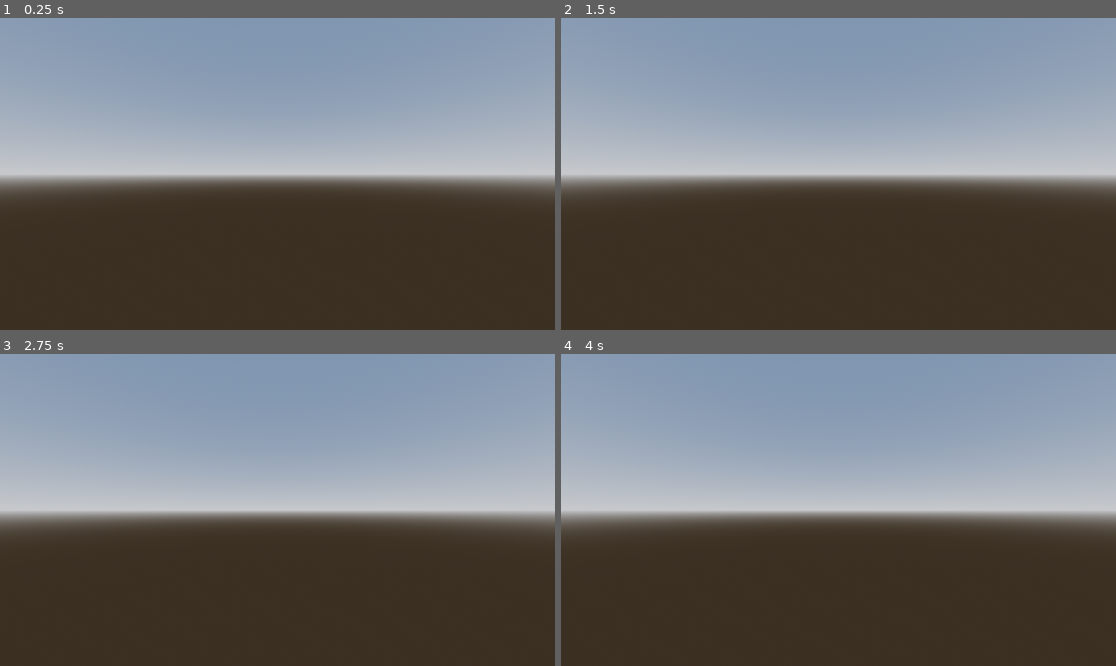
Above: before the commit, frames 1-4 (two rows, left to right).
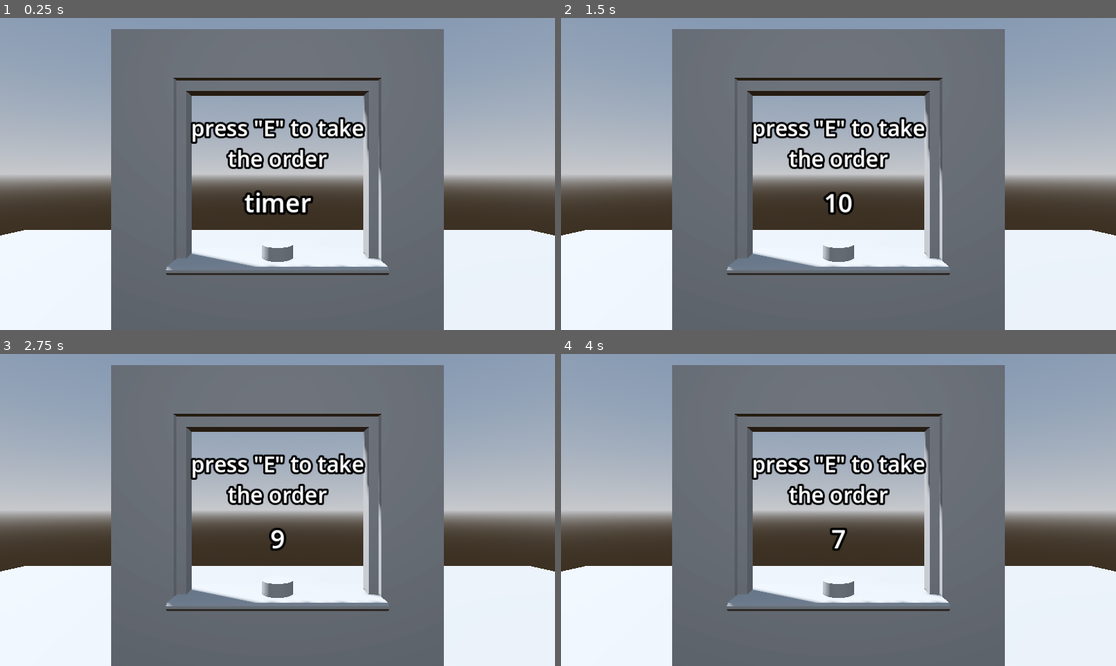
Above: after the commit, the same moments.

Repository: yenaing-oo/Cooked-CSSA-GameJam-2024
Game: Godot game, scene res://Order-Window.tscn
Same seed, same stepped clock (60 frames per second), same inputs: the game is played once before the commit and once after it. Before the commit the project starts from res://main.tscn.
Inputs:
- Up to frame 1 (0.25 s): no input
- Up to frame 2 (1.5 s): tap Enter at 0.5 s; tap Space at 1.25 s
- Up to frame 3 (2.75 s): no input
- Up to frame 4 (4 s): tap Enter at 2.75 s; tap Space at 3.5 s

The runs differ from the first frame. In frame 1, 60% of the frame differs, in the area x 0-100%, y 3-100%; in frame 2, 59%; in frame 3, 59%; in frame 4, 59%.

Commit message:
Remove main scene
removed it coz is was throwing errors for pizzaCafee assets

Diff:
--- a/main.tscn
+++ /dev/null
@@ -1,35 +0,0 @@
-[gd_scene load_steps=5 format=3 uid="uid://b8ffi6hqm5t35"]
-
-[ext_resource type="PackedScene" uid="uid://blt4etfwamx5b" path="res://assest/PizzaCafe/PizzaCafe.fbx" id="1_3b146"]
-
-[sub_resource type="ProceduralSkyMaterial" id="ProceduralSkyMaterial_loxf3"]
-sky_horizon_color = Color(0.64625, 0.65575, 0.67075, 1)
-ground_horizon_color = Color(0.64625, 0.65575, 0.67075, 1)
-
-[sub_resource type="Sky" id="Sky_lftme"]
-sky_material = SubResource("ProceduralSkyMaterial_loxf3")
-
-[sub_resource type="Environment" id="Environment_0u4sc"]
-background_mode = 2
-sky = SubResource("Sky_lftme")
-tonemap_mode = 2
-glow_enabled = true
-
-[node name="Node3D" type="Node3D"]
-
-[node name="WorldEnvironment" type="WorldEnvironment" parent="."]
-environment = SubResource("Environment_0u4sc")
-
-[node name="DirectionalLight3D" type="DirectionalLight3D" parent="."]
-transform = Transform3D(-0.866025, -0.433013, 0.25, 0, 0.5, 0.866025, -0.5, 0.75, -0.433013, 0, 0, 0)
-visible = false
-shadow_enabled = true
-
-[node name="Camera3D" type="Camera3D" parent="."]
-visible = false
-
-[node name="Window" type="MeshInstance3D" parent="."]
-transform = Transform3D(0.998483, 0, 0, 0, 0.998483, 0, 0, 0, 0.998483, 0, 0, 0)
-
-[node name="PizzaCafe" parent="." instance=ExtResource("1_3b146")]
-transform = Transform3D(1.1918, 0, 0, 0, 1.1918, 0, 0, 0, 1.1918, -0.572678, 0, 0.824581)
--- a/project.godot
+++ b/project.godot
@@ -11,7 +11,7 @@
 [application]
 
 config/name="Cooked"
-run/main_scene="res://main.tscn"
+run/main_scene="res://Order-Window.tscn"
 config/features=PackedStringArray("4.3", "Forward Plus")
 config/icon="res://icon.svg"
 
